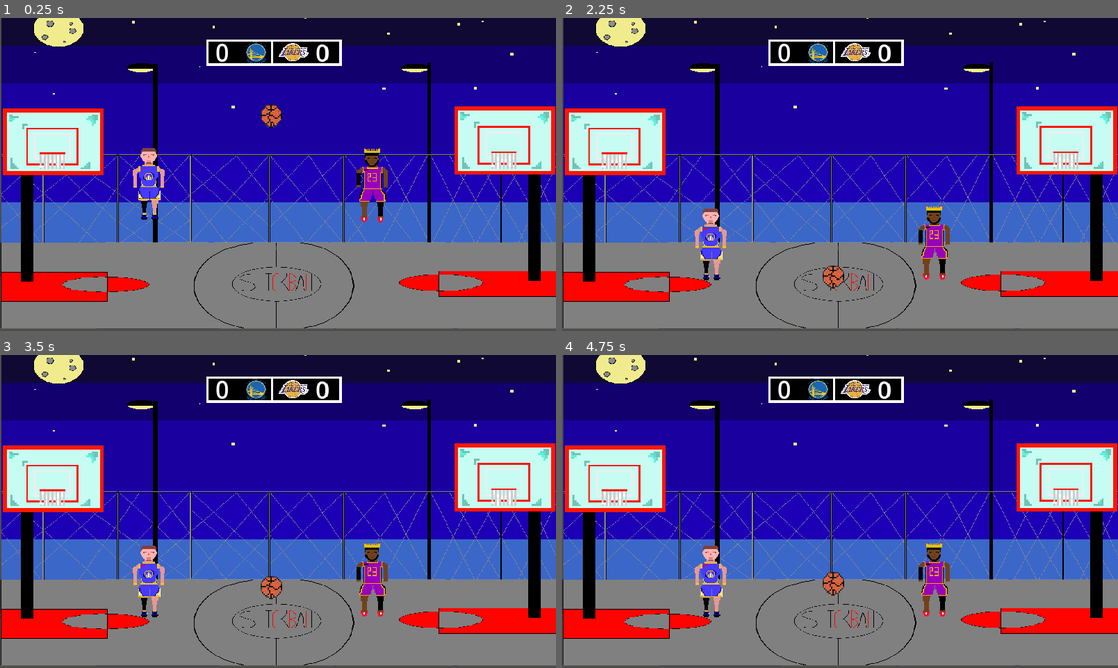
Above: before the commit, frames 1-4 (two rows, left to right).
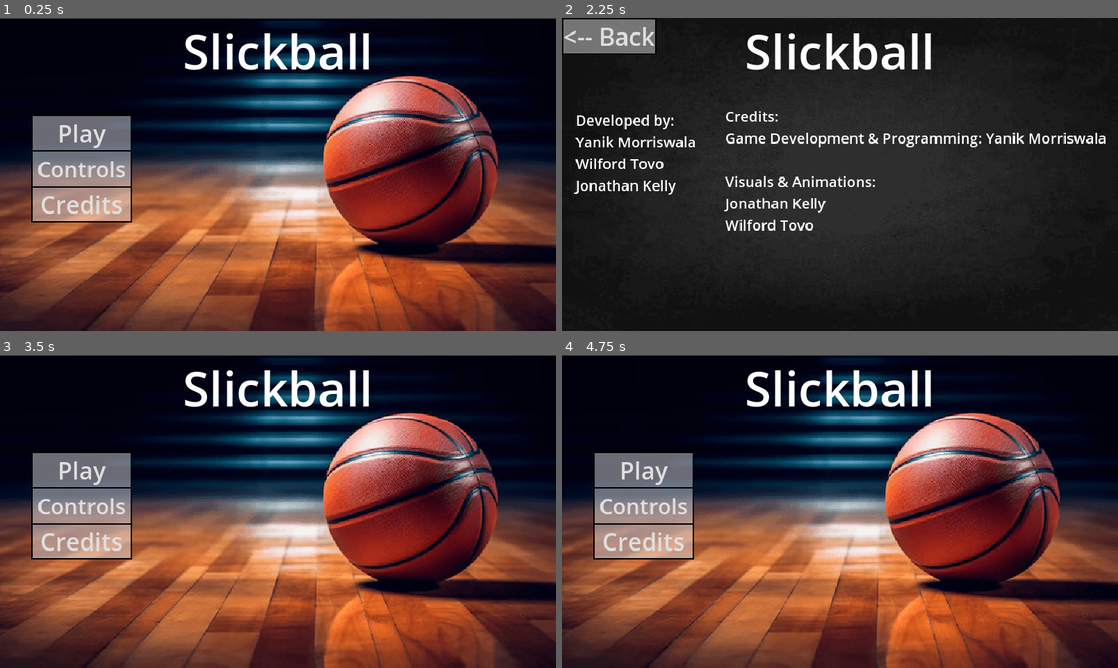
Above: after the commit, the same moments.

Repository: Yanik33/Slickball-Digital-Tech
Game: Godot game, scene res://Scenese/MainMenu.tscn
The game is run twice, just before and just after one commit, with the same random seed, the same clock (stepped at 60 frames per second) and the same inputs. Before the commit the project starts from res://Scenese/Main_Scene.tscn.
Inputs (mouse positions are in pixels of both pictures, inside the frame that each line leads up to):
- Up to frame 1 (0.25 s): no input
- Up to frame 2 (2.25 s): click (645, 168) at 0.5 s, where only the run after the commit has a clickable "Controls"; click (595, 30) at 1.25 s, where only the run after the commit has a clickable "<--- BACK"; click (645, 205) at 2 s, where only the run after the commit has a clickable "Credits"
- Up to frame 3 (3.5 s): click (50, 373) at 2.75 s, where only the run after the commit has a clickable "<-- Back"
- Up to frame 4 (4.75 s): click (645, 470) at 3.5 s, where only the run after the commit has a clickable "Play"; click (1095, 367) at 4.25 s, where only the run after the commit has a clickable "Home"

The runs differ from the first frame. In frame 1, 98% of the frame differs, in the area x 0-100%, y 0-100%; in frame 2, 97%; in frame 3, 98%; in frame 4, 98%.

Commit message:
Main Menu, Controls, credits screen

Diff:
--- a/Slickball/Animation Scenes/Basketball_bounce.tscn
+++ b/Slickball/Animation Scenes/Basketball_bounce.tscn
@@ -70,4 +70,4 @@
 [node name="AnimatedSprite2D" type="AnimatedSprite2D" parent="."]
 position = Vector2(44, -14)
 sprite_frames = SubResource("SpriteFrames_01w7h")
-frame_progress = 0.122608
+frame_progress = 0.349656
--- a/Slickball/Scenese/Court.tscn
+++ b/Slickball/Scenese/Court.tscn
@@ -20,10 +20,10 @@
 size = Vector2(1152, 78)
 
 [sub_resource type="RectangleShape2D" id="RectangleShape2D_46jtv"]
-size = Vector2(42, 707.5)
+size = Vector2(76, 707.5)
 
 [sub_resource type="RectangleShape2D" id="RectangleShape2D_6a813"]
-size = Vector2(43, 716)
+size = Vector2(89, 716)
 
 [sub_resource type="RectangleShape2D" id="RectangleShape2D_mn32g"]
 size = Vector2(5.52344, 2)
@@ -175,11 +175,11 @@
 offset_bottom = 664.0
 
 [node name="CollisionShape2D2" type="CollisionShape2D" parent="."]
-position = Vector2(-22, 293.75)
+position = Vector2(-39, 293.75)
 shape = SubResource("RectangleShape2D_46jtv")
 
 [node name="CollisionShape2D3" type="CollisionShape2D" parent="."]
-position = Vector2(1173.5, 290)
+position = Vector2(1196.5, 290)
 shape = SubResource("RectangleShape2D_6a813")
 
 [node name="ColorRect2" type="ColorRect" parent="."]
@@ -265,9 +265,6 @@
 position = Vector2(114.5, 322.5)
 scale = Vector2(4.0125, 3.9125)
 sprite_frames = SubResource("SpriteFrames_o45ko")
-animation = &"Shot"
-frame = 12
-frame_progress = 1.0
 
 [node name="AnimatedSprite2D3" type="AnimatedSprite2D" parent="."]
 position = Vector2(1050, 321)
--- /dev/null
+++ b/Slickball/Scenese/MainMenu.tscn
@@ -0,0 +1,69 @@
+[gd_scene load_steps=4 format=3 uid="uid://6y2cvvxa12e8"]
+
+[ext_resource type="Script" path="res://Scripts/MainMenu.gd" id="1_lncsv"]
+[ext_resource type="StyleBox" uid="uid://cnfpftay1gmh5" path="res://assets/Normal style.tres" id="2_k0xtj"]
+[ext_resource type="Texture2D" uid="uid://gy0kccq356sy" path="res://assets/Main menu background1.png" id="2_oair4"]
+
+[node name="Control" type="Control"]
+layout_mode = 3
+anchors_preset = 15
+anchor_right = 1.0
+anchor_bottom = 1.0
+grow_horizontal = 2
+grow_vertical = 2
+script = ExtResource("1_lncsv")
+
+[node name="CanvasLayer" type="CanvasLayer" parent="."]
+
+[node name="Label" type="Label" parent="CanvasLayer"]
+anchors_preset = 5
+anchor_left = 0.5
+anchor_right = 0.5
+offset_left = -197.0
+offset_right = 197.0
+offset_bottom = 137.0
+grow_horizontal = 2
+theme_override_font_sizes/font_size = 100
+text = "Slickball"
+
+[node name="Button" type="Button" parent="CanvasLayer"]
+anchors_preset = 4
+anchor_top = 0.5
+anchor_bottom = 0.5
+offset_left = 65.0
+offset_top = -124.0
+offset_right = 274.0
+offset_bottom = -47.0
+grow_vertical = 2
+theme_override_font_sizes/font_size = 50
+theme_override_styles/normal = ExtResource("2_k0xtj")
+text = "Play"
+
+[node name="Control Buttons" type="Button" parent="CanvasLayer"]
+offset_left = 65.0
+offset_top = 274.0
+offset_right = 274.0
+offset_bottom = 351.0
+theme_override_font_sizes/font_size = 45
+theme_override_styles/normal = ExtResource("2_k0xtj")
+text = "Controls
+"
+
+[node name="Credits" type="Button" parent="CanvasLayer"]
+offset_left = 65.0
+offset_top = 348.0
+offset_right = 274.0
+offset_bottom = 423.0
+theme_override_font_sizes/font_size = 50
+theme_override_styles/normal = ExtResource("2_k0xtj")
+text = "Credits
+"
+
+[node name="MainMenuBackground1" type="Sprite2D" parent="."]
+position = Vector2(575.5, 324.75)
+scale = Vector2(1.84185, 1.84188)
+texture = ExtResource("2_oair4")
+
+[connection signal="pressed" from="CanvasLayer/Button" to="." method="_on_button_pressed"]
+[connection signal="pressed" from="CanvasLayer/Control Buttons" to="." method="_on_control_buttons_pressed"]
+[connection signal="pressed" from="CanvasLayer/Credits" to="." method="_on_credits_pressed"]
--- a/Slickball/Scenese/Main_Scene.tscn
+++ b/Slickball/Scenese/Main_Scene.tscn
@@ -7,11 +7,13 @@
 [ext_resource type="Script" path="res://Scripts/scoreboard.gd" id="5_b26b8"]
 [ext_resource type="Texture2D" uid="uid://bt7arg65j4nha" path="res://assets/images-removebg-preview (1).png" id="6_cqfx4"]
 [ext_resource type="Texture2D" uid="uid://ko36llbl1h0w" path="res://assets/images-removebg-preview.png" id="7_c70lj"]
+[ext_resource type="StyleBox" uid="uid://cnfpftay1gmh5" path="res://assets/Normal style.tres" id="8_ijxcy"]
 
 [sub_resource type="PhysicsMaterial" id="PhysicsMaterial_mny6r"]
 bounce = 0.8
 
 [node name="Node2D" type="Node2D"]
+position = Vector2(-3, 26)
 
 [node name="StaticBody2D" parent="." instance=ExtResource("1_26mub")]
 position = Vector2(4, -29)
@@ -42,18 +44,18 @@
 script = ExtResource("5_b26b8")
 
 [node name="p1_scoreboard" type="Label" parent="CanvasLayer"]
-offset_left = 654.0
-offset_top = 37.0
-offset_right = 694.0
-offset_bottom = 106.0
+offset_left = 640.0
+offset_top = 62.0
+offset_right = 680.0
+offset_bottom = 131.0
 theme_override_font_sizes/font_size = 50
 text = "0"
 
 [node name="p2_scoreboard" type="Label" parent="CanvasLayer"]
 offset_left = 446.0
-offset_top = 36.0
+offset_top = 61.0
 offset_right = 486.0
-offset_bottom = 105.0
+offset_bottom = 130.0
 theme_override_font_sizes/font_size = 50
 text = "0"
 
@@ -107,3 +109,15 @@
 offset_top = 44.0
 offset_right = 566.0
 offset_bottom = 99.0
+
+[node name="CanvasLayer2" type="CanvasLayer" parent="."]
+
+[node name="Home" type="Button" parent="CanvasLayer2"]
+offset_left = 1060.0
+offset_right = 1153.0
+offset_bottom = 48.0
+theme_override_font_sizes/font_size = 30
+theme_override_styles/normal = ExtResource("8_ijxcy")
+text = "Home"
+
+[connection signal="pressed" from="CanvasLayer2/Home" to="StaticBody2D" method="_on_home_pressed"]
--- /dev/null
+++ b/Slickball/Scenese/controls.gd
@@ -0,0 +1,15 @@
+extends Control
+
+
+# Called when the node enters the scene tree for the first time.
+func _ready():
+	pass # Replace with function body.
+
+
+# Called every frame. 'delta' is the elapsed time since the previous frame.
+func _process(delta):
+	pass
+
+
+func _on_button_pressed():
+	get_tree().call_deferred("change_scene_to_file", "res://Scenese/MainMenu.tscn")
--- /dev/null
+++ b/Slickball/Scenese/controls.tscn
@@ -0,0 +1,140 @@
+[gd_scene load_steps=6 format=3 uid="uid://o5fin6fubmkp"]
+
+[ext_resource type="Texture2D" uid="uid://dwr1jgmf1wwld" path="res://assets/Controlbg.png" id="1_15at1"]
+[ext_resource type="Script" path="res://Scenese/controls.gd" id="1_x3ksh"]
+[ext_resource type="StyleBox" uid="uid://df0pkf2xb0p8o" path="res://assets/controls_main_label.tres" id="2_q5ame"]
+[ext_resource type="Texture2D" uid="uid://belm5s0f7kiqf" path="res://assets/Lebron James 4.png" id="4_njmaa"]
+[ext_resource type="Texture2D" uid="uid://cl1u2qektcwk" path="res://assets/steph curry  (1).png" id="5_rwldt"]
+
+[node name="Control" type="Control"]
+layout_mode = 3
+anchors_preset = 15
+anchor_right = 1.0
+anchor_bottom = 1.0
+grow_horizontal = 2
+grow_vertical = 2
+script = ExtResource("1_x3ksh")
+
+[node name="CanvasLayer" type="CanvasLayer" parent="."]
+
+[node name="Button" type="Button" parent="CanvasLayer"]
+offset_right = 8.0
+offset_bottom = 8.0
+theme_override_font_sizes/font_size = 30
+text = "<--- BACK"
+
+[node name="Label" type="Label" parent="CanvasLayer"]
+offset_left = 45.0
+offset_top = 75.0
+offset_right = 614.0
+offset_bottom = 144.0
+theme_override_font_sizes/font_size = 50
+theme_override_styles/normal = ExtResource("2_q5ame")
+text = "Player 1 (Steph Curry)"
+
+[node name="Label2" type="Label" parent="CanvasLayer"]
+offset_left = 45.0
+offset_top = 355.0
+offset_right = 577.0
+offset_bottom = 430.0
+theme_override_font_sizes/font_size = 50
+theme_override_styles/normal = ExtResource("2_q5ame")
+text = "Player 2 (Lebron James)
+"
+
+[node name="Label3" type="Label" parent="CanvasLayer"]
+offset_left = 46.0
+offset_top = 168.0
+offset_right = 160.0
+offset_bottom = 210.0
+theme_override_font_sizes/font_size = 30
+text = "W - Jump"
+
+[node name="Label4" type="Label" parent="CanvasLayer"]
+offset_left = 50.0
+offset_top = 211.0
+offset_right = 152.0
+offset_bottom = 253.0
+theme_override_font_sizes/font_size = 30
+text = "A - Left"
+
+[node name="Label5" type="Label" parent="CanvasLayer"]
+offset_left = 49.0
+offset_top = 252.0
+offset_right = 172.0
+offset_bottom = 294.0
+theme_override_font_sizes/font_size = 30
+text = "D - Right"
+
+[node name="Label6" type="Label" parent="CanvasLayer"]
+offset_left = 51.0
+offset_top = 292.0
+offset_right = 255.0
+offset_bottom = 334.0
+theme_override_font_sizes/font_size = 30
+text = "S - Push/Block"
+
+[node name="Label7" type="Label" parent="CanvasLayer"]
+offset_left = 298.0
+offset_top = 170.0
+offset_right = 424.0
+offset_bottom = 212.0
+theme_override_font_sizes/font_size = 30
+text = "F - Shoot"
+
+[node name="Label8" type="Label" parent="CanvasLayer"]
+offset_left = 46.0
+offset_top = 446.0
+offset_right = 346.0
+offset_bottom = 488.0
+theme_override_font_sizes/font_size = 30
+text = "Up Arrow Key - Jump"
+
+[node name="Label9" type="Label" parent="CanvasLayer"]
+offset_left = 46.0
+offset_top = 494.0
+offset_right = 341.0
+offset_bottom = 536.0
+theme_override_font_sizes/font_size = 30
+text = "Left Arrow Key - Left"
+
+[node name="Label10" type="Label" parent="CanvasLayer"]
+offset_left = 45.0
+offset_top = 542.0
+offset_right = 378.0
+offset_bottom = 584.0
+theme_override_font_sizes/font_size = 30
+text = "Right Arrow Key - Right"
+
+[node name="Label11" type="Label" parent="CanvasLayer"]
+offset_left = 43.0
+offset_top = 587.0
+offset_right = 247.0
+offset_bottom = 629.0
+theme_override_font_sizes/font_size = 30
+text = "Down Arrow Key - Push/Block"
+
+[node name="Label12" type="Label" parent="CanvasLayer"]
+offset_left = 406.0
+offset_top = 452.0
+offset_right = 535.0
+offset_bottom = 494.0
+theme_override_font_sizes/font_size = 30
+text = "K/Shift - Shoot"
+
+[node name="Controlbg" type="Sprite2D" parent="."]
+position = Vector2(576, 324.25)
+scale = Vector2(1.84026, 1.55276)
+texture = ExtResource("1_15at1")
+
+[node name="LebronJames4" type="Sprite2D" parent="."]
+position = Vector2(646, 498)
+scale = Vector2(2.00833, 2.175)
+texture = ExtResource("4_njmaa")
+
+[node name="StephCurry(1)" type="Sprite2D" parent="."]
+position = Vector2(651, 203)
+scale = Vector2(2.05, 2.27917)
+texture = ExtResource("5_rwldt")
+
+[connection signal="pressed" from="CanvasLayer/Button" to="." method="_on_button_pressed"]
--- /dev/null
+++ b/Slickball/Scenese/credits.gd
@@ -0,0 +1,15 @@
+extends Button
+
+
+# Called when the node enters the scene tree for the first time.
+func _ready():
+	pass # Replace with function body.
+
+
+# Called every frame. 'delta' is the elapsed time since the previous frame.
+func _process(delta):
+	pass
+
+
+func _on_pressed():
+	get_tree().call_deferred("change_scene_to_file", "res://Scenese/MainMenu.tscn")
--- /dev/null
+++ b/Slickball/Scenese/credits.tscn
@@ -0,0 +1,65 @@
+[gd_scene load_steps=4 format=3 uid="uid://bsu3epnk26ajs"]
+
+[ext_resource type="StyleBox" uid="uid://cnfpftay1gmh5" path="res://assets/Normal style.tres" id="1_gx5xi"]
+[ext_resource type="Texture2D" uid="uid://8rownrf73s0k" path="res://assets/grunge-black-concrete-textured-background_53876-124541.png" id="1_uqn64"]
+[ext_resource type="Script" path="res://Scenese/credits.gd" id="2_rjcf2"]
+
+[node name="Control" type="Control"]
+layout_mode = 3
+anchors_preset = 15
+anchor_right = 1.0
+anchor_bottom = 1.0
+grow_horizontal = 2
+grow_vertical = 2
+
+[node name="CanvasLayer" type="CanvasLayer" parent="."]
+
+[node name="Label" type="Label" parent="CanvasLayer"]
+anchors_preset = 5
+anchor_left = 0.5
+anchor_right = 0.5
+offset_left = -197.0
+offset_right = 197.0
+offset_bottom = 137.0
+grow_horizontal = 2
+theme_override_font_sizes/font_size = 100
+text = "Slickball"
+
+[node name="Label2" type="Label" parent="CanvasLayer"]
+offset_left = 28.0
+offset_top = 190.0
+offset_right = 338.0
+offset_bottom = 374.0
+theme_override_font_sizes/font_size = 30
+text = "Developed by:
+Yanik Morriswala
+Wilford Tovo
+Jonathan Kelly"
+
+[node name="Label3" type="Label" parent="CanvasLayer"]
+offset_left = 338.0
+offset_top = 182.0
+offset_right = 1126.0
+offset_bottom = 449.0
+theme_override_font_sizes/font_size = 30
+text = "Credits:
+Game Development & Programming: Yanik Morriswala
+
+Visuals & Animations:
+Jonathan Kelly
+Wilford Tovo"
+
+[node name="Button" type="Button" parent="CanvasLayer"]
+offset_right = 8.0
+offset_bottom = 8.0
+theme_override_font_sizes/font_size = 50
+theme_override_styles/normal = ExtResource("1_gx5xi")
+text = "<-- Back"
+script = ExtResource("2_rjcf2")
+
+[node name="Grunge-black-concrete-textured-background53876-124541" type="Sprite2D" parent="."]
+position = Vector2(576, 324)
+scale = Vector2(1.84026, 1.55396)
+texture = ExtResource("1_uqn64")
+
+[connection signal="pressed" from="CanvasLayer/Button" to="CanvasLayer/Button" method="_on_pressed"]
--- a/Slickball/Scripts/Court.gd
+++ b/Slickball/Scripts/Court.gd
@@ -34,3 +34,7 @@
 func _p2_hoop_finished():
 	if p2_hoop.animation == "Shot 2":
 		p2_hoop.play("default")
+
+
+func _on_home_pressed():
+	get_tree().call_deferred("change_scene_to_file", "res://Scenese/MainMenu.tscn")
--- /dev/null
+++ b/Slickball/Scripts/MainMenu.gd
@@ -0,0 +1,23 @@
+extends Control
+
+
+# Called when the node enters the scene tree for the first time.
+func _ready():
+	pass # Replace with function body.
+
+
+# Called every frame. 'delta' is the elapsed time since the previous frame.
+func _process(delta):
+	pass
+
+
+func _on_button_pressed():
+	get_tree().call_deferred("change_scene_to_file", "res://Scenese/Main_Scene.tscn")
+
+
+func _on_control_buttons_pressed():
+	get_tree().call_deferred("change_scene_to_file", "res://Scenese/controls.tscn")
+
+
+func _on_credits_pressed():
+	get_tree().call_deferred("change_scene_to_file", "res://Scenese/credits.tscn")
--- a/Slickball/Scripts/Player1.gd
+++ b/Slickball/Scripts/Player1.gd
@@ -32,12 +32,12 @@
 		velocity.y += gravity * delta
 
 	# Handle jump.
-	if Input.is_action_pressed("P1_push"):
+	if Input.is_action_pressed("P2_push"):
 		collision_layer = 2
 		collision_mask = 2
-		if Input.is_action_just_pressed("P1_jump") and is_on_floor():
+		if Input.is_action_just_pressed("P2_jump") and is_on_floor():
 			velocity.y = JUMP_VELOCITY * 1.1
-	elif Input.is_action_just_pressed("P1_jump") and is_on_floor():
+	elif Input.is_action_just_pressed("P2_jump") and is_on_floor():
 		velocity.y = JUMP_VELOCITY
 	else:
 		collision_layer = 1
@@ -45,15 +45,15 @@
 
 	# Get the input direction and handle the movement/deceleration.
 	# As good practice, you should replace UI actions with custom gameplay actions.
-	var direction = Input.get_axis("P1_left", "P1_right")
-	if direction and not Input.is_action_pressed('P1_push'):
+	var direction = Input.get_axis("P2_left", "P2_right")
+	if direction and not Input.is_action_pressed('P2_push'):
 		velocity.x = direction * SPEED
 		$Marker2D.scale.x = -direction
 	else:
 		velocity.x = move_toward(velocity.x, 0, SPEED)
 
 	if ball_placement.remote_path != NodePath(""):
-		if Input.is_action_pressed("P1_Shoot"):
+		if Input.is_action_pressed("P2_Shoot"):
 			$Path2D.show()
 			if not shot_reverse:
 				if $Path2D/shot_indicator.progress_ratio < 0.98:
@@ -65,10 +65,10 @@
 					$Path2D/shot_indicator.progress_ratio -=0.02
 				else:
 					shot_reverse = false
-		if Input.is_action_just_pressed("P1_Shoot"):
+		if Input.is_action_just_pressed("P2_Shoot"):
 			$Path2D/PathFollow2D.progress_ratio = randf_range(0.10,0.85)
 
-		if Input.is_action_just_released("P1_Shoot"):
+		if Input.is_action_just_released("P2_Shoot"):
 			if $Path2D/shot_indicator.progress > $Path2D/PathFollow2D.progress - $Path2D/PathFollow2D/ColorRect.size.x / 2 and $Path2D/shot_indicator.progress < $Path2D/PathFollow2D.progress + $Path2D/PathFollow2D/ColorRect.size.x / 2:
 				_shoot(true)
 			else:
@@ -76,10 +76,12 @@
 			await get_tree().create_timer(1.0).timeout
 			$Path2D.hide()
 
-	if Input.is_action_pressed("P1_push"):
+	if Input.is_action_pressed("P2_push"):
 		$Marker2D/StaticBody2D/Block.disabled = false
 	else:
 		$Marker2D/StaticBody2D/Block.disabled = true
+
+	#if Input.is_action_just_released("P1_Shoot"):
 
 
 
--- a/Slickball/Scripts/Player2.gd
+++ b/Slickball/Scripts/Player2.gd
@@ -31,12 +31,12 @@
 		velocity.y += gravity * delta
 
 	# Handle jump.
-	if Input.is_action_pressed("P2_push"):
+	if Input.is_action_pressed("P1_push"):
 		collision_layer = 1
 		collision_mask = 1
-		if Input.is_action_just_pressed("P2_jump") and is_on_floor():
+		if Input.is_action_just_pressed("P1_jump") and is_on_floor():
 			velocity.y = JUMP_VELOCITY * 1.1
-	elif Input.is_action_just_pressed("P2_jump") and is_on_floor():
+	elif Input.is_action_just_pressed("P1_jump") and is_on_floor():
 		velocity.y = JUMP_VELOCITY
 	else:
 		collision_layer = 2
@@ -44,14 +44,14 @@
 
 	# Get the input direction and handle the movement/deceleration.
 	# As good practice, you should replace UI actions with custom gameplay actions.
-	var direction = Input.get_axis("P2_left", "P2_right")
-	if direction and not Input.is_action_pressed('P2_push'):
+	var direction = Input.get_axis("P1_left", "P1_right")
+	if direction and not Input.is_action_pressed('P1_push'):
 		velocity.x = direction * SPEED
 		$Marker2D.scale.x = direction
 	else:
 		velocity.x = move_toward(velocity.x, 0, SPEED)
 	if ball_placement2.remote_path != NodePath(""):
-		if Input.is_action_pressed("P2_Shoot"):
+		if Input.is_action_pressed("P1_Shoot"):
 			$Path2D.show()
 			if not shot_reverse:
 				if $Path2D/shot_indicator_P2.progress_ratio < 0.98:
@@ -63,10 +63,10 @@
 					$Path2D/shot_indicator_P2.progress_ratio -=0.02
 				else:
 					shot_reverse = false
-		if Input.is_action_just_pressed("P2_Shoot"):
+		if Input.is_action_just_pressed("P1_Shoot"):
 			$Path2D/PathFollow2D.progress_ratio = randf_range(0.10,0.87)
 
-		if Input.is_action_just_released("P2_Shoot"):
+		if Input.is_action_just_released("P1_Shoot"):
 			if $Path2D/shot_indicator_P2.progress > $Path2D/PathFollow2D.progress - $Path2D/PathFollow2D/ColorRect.size.x / 2 and $Path2D/shot_indicator_P2.progress < $Path2D/PathFollow2D.progress + $Path2D/PathFollow2D/ColorRect.size.x / 2:
 				_shoot(true)
 			else:
@@ -78,7 +78,7 @@
 	hoop_vector = (ball_placement2.global_position - get_node("/root/Node2D/P2_Hoop").global_position) + Vector2(rand.randf_range(0, 0), 0)
 
 
-	if Input.is_action_pressed("P2_push"):
+	if Input.is_action_pressed("P1_push"):
 		$Marker2D/StaticBody2D/BlockP2.disabled = false
 	else:
 		$Marker2D/StaticBody2D/BlockP2.disabled = true
--- /dev/null
+++ b/Slickball/assets/Normal style.tres
@@ -0,0 +1,9 @@
+[gd_resource type="StyleBoxFlat" format=3 uid="uid://cnfpftay1gmh5"]
+
+[resource]
+bg_color = Color(1, 1, 1, 0.415686)
+border_width_left = 3
+border_width_top = 3
+border_width_right = 3
+border_width_bottom = 3
+border_color = Color(0, 0, 0, 1)
--- /dev/null
+++ b/Slickball/assets/controls_main_label.tres
@@ -0,0 +1,9 @@
+[gd_resource type="StyleBoxFlat" format=3 uid="uid://df0pkf2xb0p8o"]
+
+[resource]
+bg_color = Color(0.00392157, 0.0470588, 0.4, 1)
+border_width_left = 3
+border_width_top = 3
+border_width_right = 3
+border_width_bottom = 3
+border_color = Color(0, 0, 0, 1)
--- a/Slickball/project.godot
+++ b/Slickball/project.godot
@@ -11,7 +11,7 @@
 [application]
 
 config/name="Slickball"
-run/main_scene="res://Scenese/Main_Scene.tscn"
+run/main_scene="res://Scenese/MainMenu.tscn"
 config/features=PackedStringArray("4.2", "Forward Plus")
 config/icon="res://icon.svg"
 
@@ -68,17 +68,18 @@
 }
 P1_Steal={
 "deadzone": 0.5,
-"events": [Object(InputEventKey,"resource_local_to_scene":false,"resource_name":"","device":-1,"window_id":0,"alt_pressed":false,"shift_pressed":false,"ctrl_pressed":false,"meta_pressed":false,"pressed":false,"keycode":0,"physical_keycode":71,"key_label":0,"unicode":103,"echo":false,"script":null)
+"events": [Object(InputEventKey,"resource_local_to_scene":false,"resource_name":"","device":-1,"window_id":0,"alt_pressed":false,"shift_pressed":false,"ctrl_pressed":false,"meta_pressed":false,"pressed":false,"keycode":71,"physical_keycode":71,"key_label":71,"unicode":103,"echo":false,"script":null)
 ]
 }
 P2_Shoot={
 "deadzone": 0.5,
-"events": [Object(InputEventKey,"resource_local_to_scene":fa …(140 unchanged characters)… d":false,"keycode":0,"physical_keycode":75,"key_label":0,"unicode":107,"echo":false,"script":null)
+"events": [Object(InputEventKey,"resource_local_to_scene":fa …(140 unchanged characters)… d":false,"keycode":0,"physical_keycode":4194325,"key_label":0,"unicode":0,"echo":false,"script":null)
+, Object(InputEventKey,"resource_local_to_scene":false,"resource_name":"","device":-1,"window_id":0,"alt_pressed":false,"shift_pressed":false,"ctrl_pressed":false,"meta_pressed":false,"pressed":false,"keycode":0,"physical_keycode":75,"key_label":0,"unicode":107,"echo":false,"script":null)
 ]
 }
 P2_Steal={
 "deadzone": 0.5,
-"events": [Object(InputEventKey,"resource_local_to_scene":false,"resource_name":"","device":-1,"window_id":0,"alt_pressed":false,"shift_pressed":false,"ctrl_pressed":false,"meta_pressed":false,"pressed":false,"keycode":0,"physical_keycode":76,"key_label":0,"unicode":108,"echo":false,"script":null)
+"events": [Object(InputEventKey,"resource_local_to_scene":false,"resource_name":"","device":-1,"window_id":0,"alt_pressed":false,"shift_pressed":false,"ctrl_pressed":false,"meta_pressed":false,"pressed":false,"keycode":76,"physical_keycode":76,"key_label":76,"unicode":108,"echo":false,"script":null)
 ]
 }
 
Not shown: 1 places in Slickball/Scenese/Main_Scene.tscn that only renumber resources
Binary file added: Slickball/assets/Controlbg.png
Not shown, added: Slickball/assets/Controlbg.png.import
Binary file added: Slickball/assets/Main menu background.jpg
Binary file added: Slickball/assets/Main menu background.png
Binary file added: Slickball/assets/Main menu background1.png
Not shown, added: Slickball/assets/Main menu background1.png.import
Binary file added: Slickball/assets/grunge-black-concrete-textured-background_53876-124541.png
Not shown, added: Slickball/assets/grunge-black-concrete-textured-background_53876-124541.png.import
